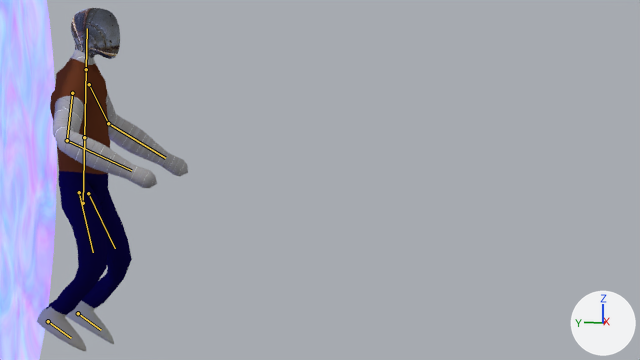
The Blender file 04 - Shots/cz_abstract_scene_2_shot_1.blend, before and after one commit.
The view is the same before and after, from the file's camera 'Camera'. Lighting does not change. The marker at lower right points along +X, +Y and +Z. Both versions are drawn at frame 15 of the action 'PlayerSkeletonAction'; the numbers are the values there. The bones that bend it are drawn over the model as lines.

In view in the first picture: 'Player', 'Portal_proxy'.
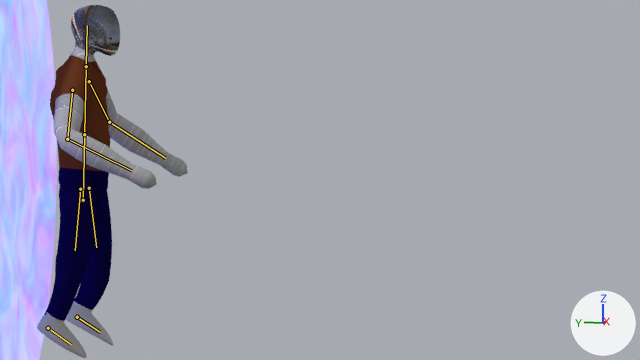
Scene script edits in JSON lines:
```json
{"block": "bone_belly", "where": "bone_belly = bpy.data.objects['PlayerSkeleton'].pose.bones['Belly']  # child of 'Bone'"}
{"op": "set", "path": "bone_belly.location", "old": "(0.0, 0.0, 0.0)", "new": "(0.0, 0.05, 0.0)"}
{"block": "bone_topleg_l", "where": "bone_topleg_l = bpy.data.objects['PlayerSkeleton'].pose.bones['TopLeg.L']  # child of 'Belly'"}
{"op": "set", "path": "bone_topleg_l.location", "old": "(-0.06, -0.14, 0.0)", "new": "(0.0, -0.16, 0.0)"}
{"block": "bone_bottomleg_l", "where": "bone_bottomleg_l = bpy.data.objects['PlayerSkeleton'].pose.bones['BottomLeg.L']  # child of 'TopLeg.L'"}
{"op": "set", "path": "bone_bottomleg_l.rotation_quaternion", "old": "(1.0, 0.0, 0.0, 0.0)", "new": "(0.415, 0.529, -0.624, -0.399)", "note": "degrees (0, 0, 0) -> degrees (110, -5, -96)"}
{"block": "bone_topleg_r", "where": "bone_topleg_r = bpy.data.objects['PlayerSkeleton'].pose.bones['TopLeg.R']  # child of 'Belly'"}
{"op": "set", "path": "bone_topleg_r.location", "old": "(0.12, -0.22, 0.0)", "new": "(0.19, -0.23, 0.0)"}
{"block": "bone_footcontrol_l", "where": "bone_footcontrol_l = bpy.data.objects['PlayerSkeleton'].pose.bones['FootControl.L']  # child of 'Bone'"}
{"op": "set", "path": "bone_footcontrol_l.location", "old": "(0.0, 0.24, 0.38)", "new": "(0.18, 0.3, 0.31)"}
{"op": "set", "path": "bone_footcontrol_l.rotation_quaternion", "old": "(0.964, 0.263, 0.011, 0.025)", "new": "(0.969, 0.24, 0.05, 0.006)", "note": "degrees (31, 0, 3) -> degrees (28, 5, 2)"}
{"block": "bone_knee_l", "where": "bone_knee_l = bpy.data.objects['PlayerSkeleton'].pose.bones['Knee.L']  # child of 'Bone'"}
{"op": "set", "path": "bone_knee_l.location", "old": "(0.0, 0.0, 4.38)", "new": "(2.96, -0.76, 0.85)"}
{"block": "bone_footcontrol_r", "where": "bone_footcontrol_r = bpy.data.objects['PlayerSkeleton'].pose.bones['FootControl.R']  # child of 'Bone'"}
{"op": "set", "path": "bone_footcontrol_r.location", "old": "(0.0, 0.41, 0.43)", "new": "(0.0, 0.41, 0.33)"}
{"block": "bone_knee_r", "where": "bone_knee_r = bpy.data.objects['PlayerSkeleton'].pose.bones['Knee.R']  # child of 'Bone'"}
{"op": "set", "path": "bone_knee_r.location", "old": "(0.0, 0.0, 4.47)", "new": "(-0.73, -0.65, 0.48)"}
```

What differs and where, as boxes [x1, y1, x2, y2] in the pictures (640 x 360 px):
```json
{"object": "Player", "change": "posed", "before": [37, 8, 188, 351], "after": [37, 5, 188, 358]}
{"bone": "Belly", "before": "(83, 203) to (84, 137)", "after": "(83, 200) to (84, 134)"}
{"bone": "TopLeg.L", "before": "(88, 193) to (115, 248)", "after": "(89, 188) to (96, 247)"}
{"bone": "TopLeg.R", "before": "(79, 192) to (93, 252)", "after": "(80, 189) to (75, 250)"}
```
